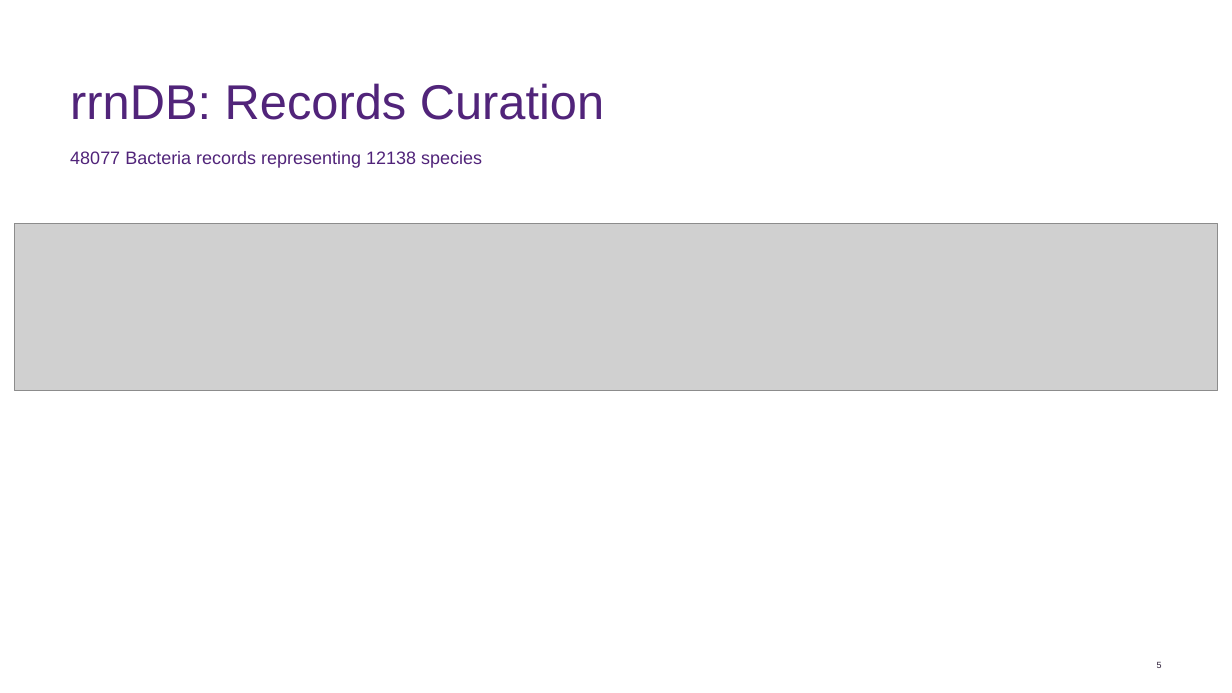
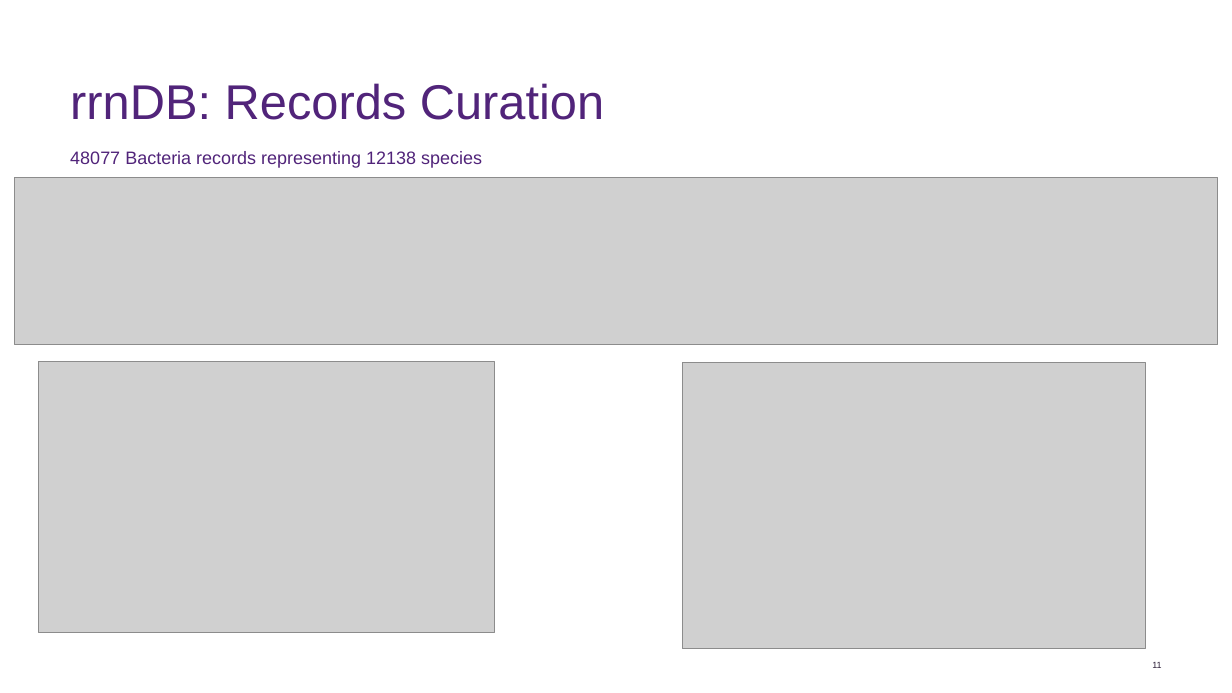
Before and after one commit to lna0104/Streptomycin, a slide deck: slide 11 of results/250916_Project_Update.pptx (slide 5 before the commit). Drawn at 1232x693 pixels with LibreOffice and Linux fonts; fonts in the diff are those of the drawing; grey boxes stand for pictures; background and template pictures are left out. Boxes give left, top, right and bottom in pixels: in the first picture for what was removed or moved away, otherwise in the second. Text is boxed around its words. In the diff, an @@ line names an element or a change of style, - is before the commit and + after.

```diff
--- a/results/250916_Project_Update.pptx
+++ b/results/250916_Project_Update.pptx
@@ picture: place and size @@
-picture at [15,224,1218,391]
+picture at [15,177,1218,345]
@@ picture added at [39,362,494,633] @@
@@ picture added at [682,363,1145,649] @@
@@ page number at [1152,662,1161,668]: text changed @@
-5
+11
```
Also in this commit, not shown: 6 slides added, 10 other files.
